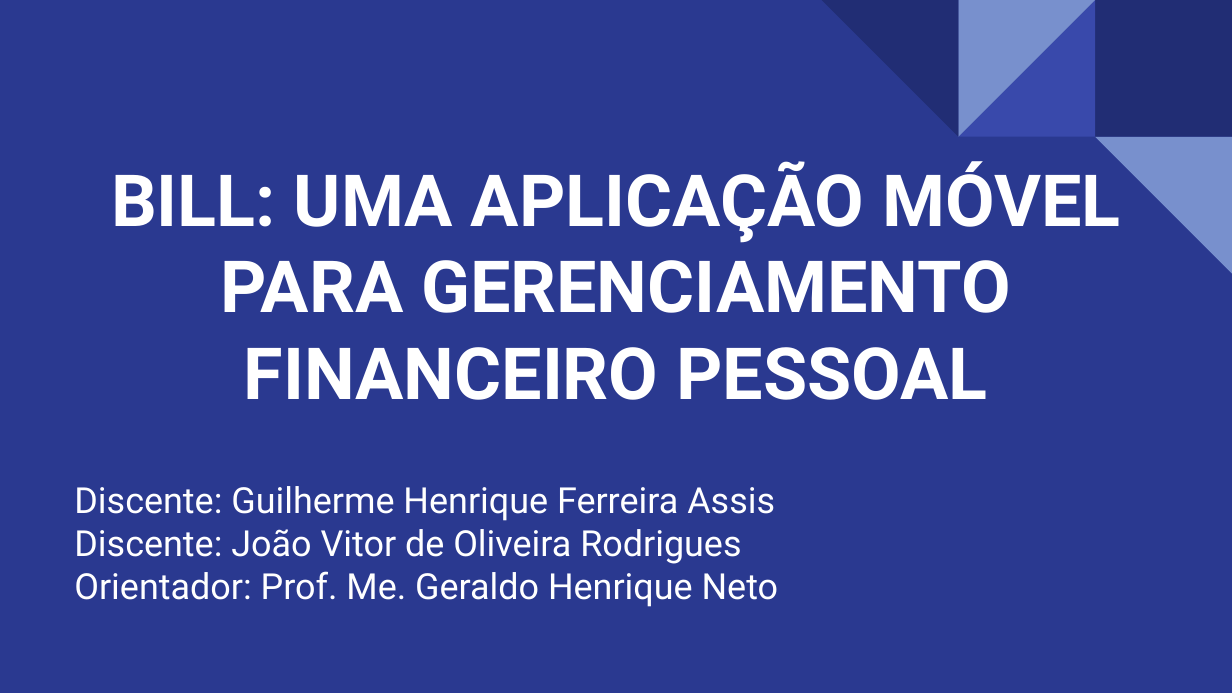
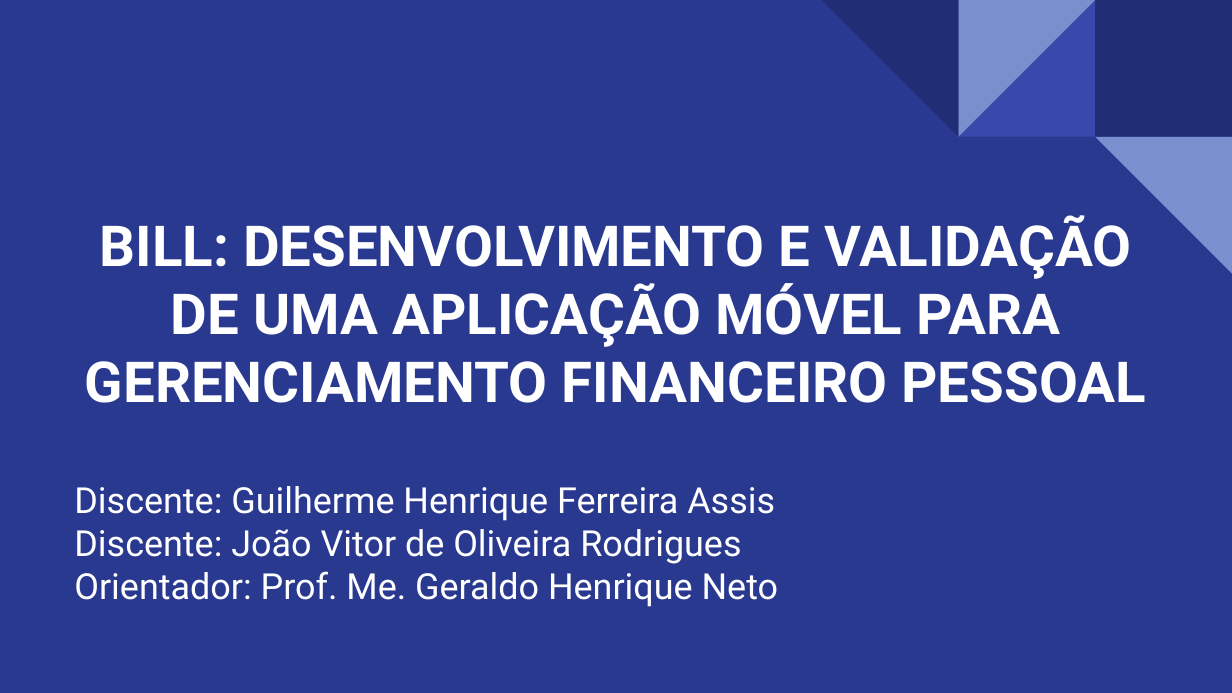
Before and after one commit to guilhermehrq/bill, a slide deck: slide 21 of Apresentação/Bill - Apresentação.pptx (slide 20 before the commit). Drawn at 1232x693 pixels with LibreOffice and Linux fonts; fonts in the diff are those of the drawing. Boxes give left, top, right and bottom in pixels: in the first picture for what was removed or moved away, otherwise in the second. Text is boxed around its words. In the diff, an @@ line names an element or a change of style, - is before the commit and + after.

```diff
--- a/Apresentação/Bill - Apresentação.pptx
+++ b/Apresentação/Bill - Apresentação.pptx
@@ title at (x1=85, y1=215, x2=1146, y2=403): text changed; size 42 to 33 pt @@
-BILL: UMA APLICAÇÃO MÓVEL PARA GERENCIAMENTO FINANCEIRO PESSOAL
+BILL: DESENVOLVIMENTO E VALIDAÇÃO DE UMA APLICAÇÃO MÓVEL PARA GERENCIAMENTO FINANCEIRO PESSOAL
```
Also in this commit, not shown: 3 other slides changed, 1 slide added, 9 other files.
